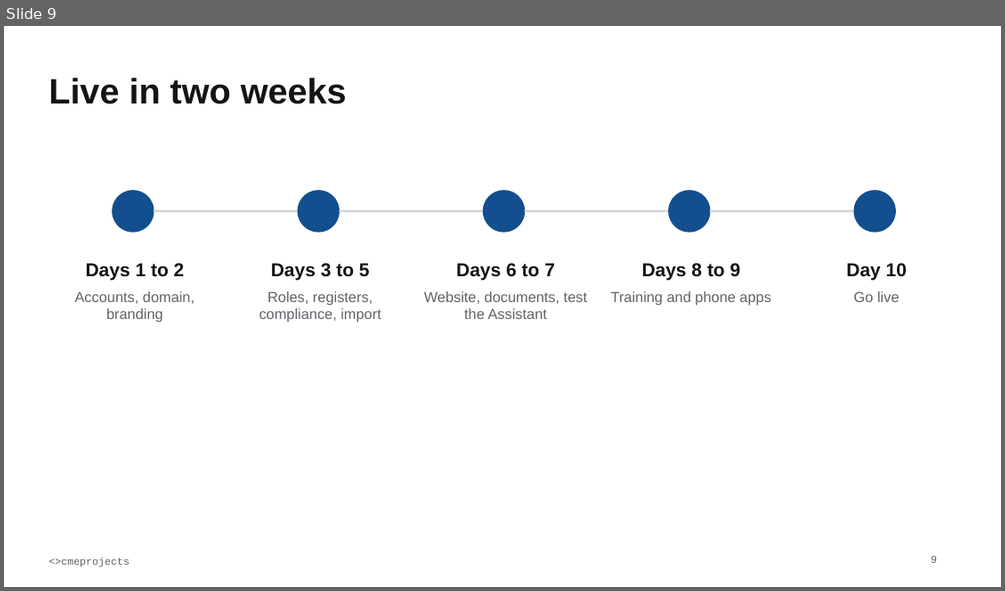
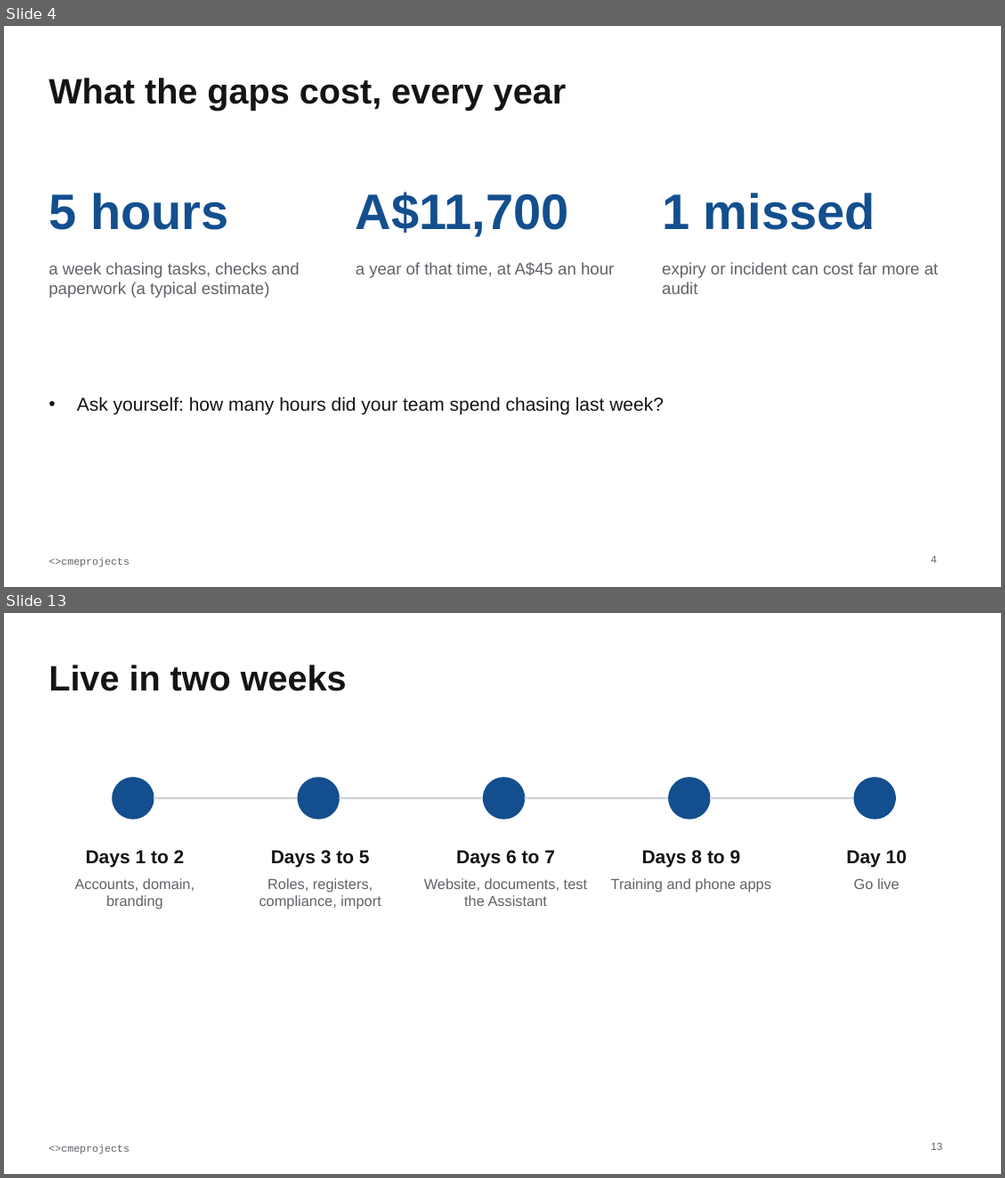
Before and after one commit to cmeprojects/portal, a slide deck: docs/deliverables/04 Briefer - Staff Portal overview.pptx. Shown one above the other, each under a label of ours: slide 9 before the commit, slides 4 and 13 after it; the slides between them are not shown. The pictures are 1005x591 and 1005x1178 pixels, drawn with LibreOffice and Linux fonts; fonts in the diff are those of the drawing. Boxes give left, top, right and bottom in pixels: in the first picture for what was removed or moved away, otherwise in the second. Text is boxed around its words. In the diff, an @@ line names an element or a change of style, - is before the commit and + after.

```diff
--- a/docs/deliverables/04 Briefer - Staff Portal overview.pptx
+++ b/docs/deliverables/04 Briefer - Staff Portal overview.pptx
@@ slide 4 added at (x1=4, y1=26, x2=1001, y2=587), background #FFFFFF; not listed: 1 template element that a slide beside it also shows @@
@@ text added at (x1=48, y1=78, x2=566, y2=110), 34 pt, text #141414, bold @@
+What the gaps cost, every year
@@ text added at (x1=48, y1=192, x2=228, y2=230), 48 pt, text #134F8E, bold @@
+5 hours
@@ text added at (x1=356, y1=192, x2=569, y2=237), 48 pt, text #134F8E, bold @@
+A$11,700
@@ text added at (x1=662, y1=192, x2=875, y2=230), 48 pt, text #134F8E, bold @@
+1 missed
@@ text added at (x1=48, y1=262, x2=299, y2=297), 16 pt, text #5F6368 @@
+a week chasing tasks, checks and paperwork (a typical estimate)
@@ text added at (x1=356, y1=262, x2=614, y2=278), 16 pt, text #5F6368 @@
+a year of that time, at A$45 an hour
@@ text added at (x1=662, y1=262, x2=938, y2=294), 16 pt, text #5F6368 @@
+expiry or incident can cost far more at audit
@@ text added at (x1=77, y1=396, x2=663, y2=415), 18 pt, text #141414 @@
+• Ask yourself: how many hours did your team spend chasing last week?
@@ page number added at (x1=930, y1=556, x2=936, y2=563), 10 pt, text #5F6368 @@
+4
@@ what was slide 9 is now slide 13 @@
@@ page number at (x1=930, y1=1143, x2=942, y2=1150): text changed @@
-9
+13
```
Also in this commit, not shown: 5 slides changed, 7 other slides added, 4 slides removed, 6 other files.
